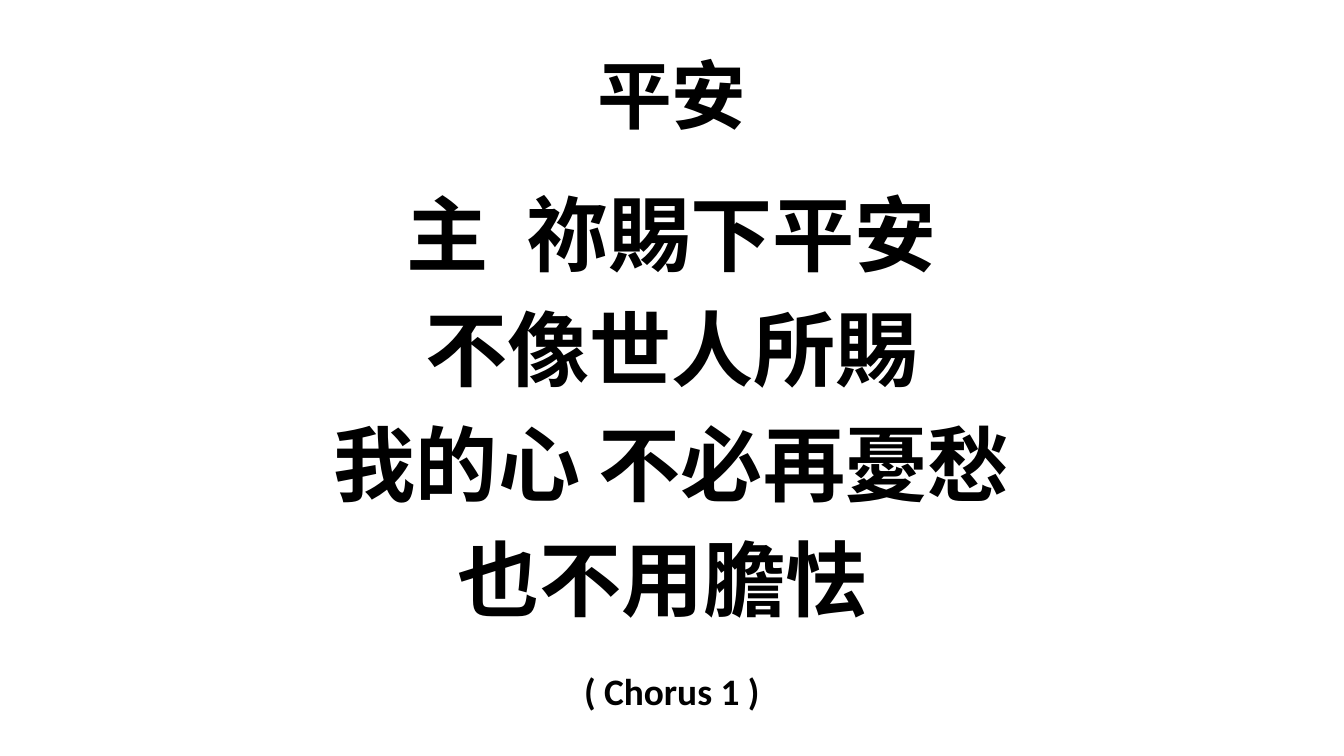
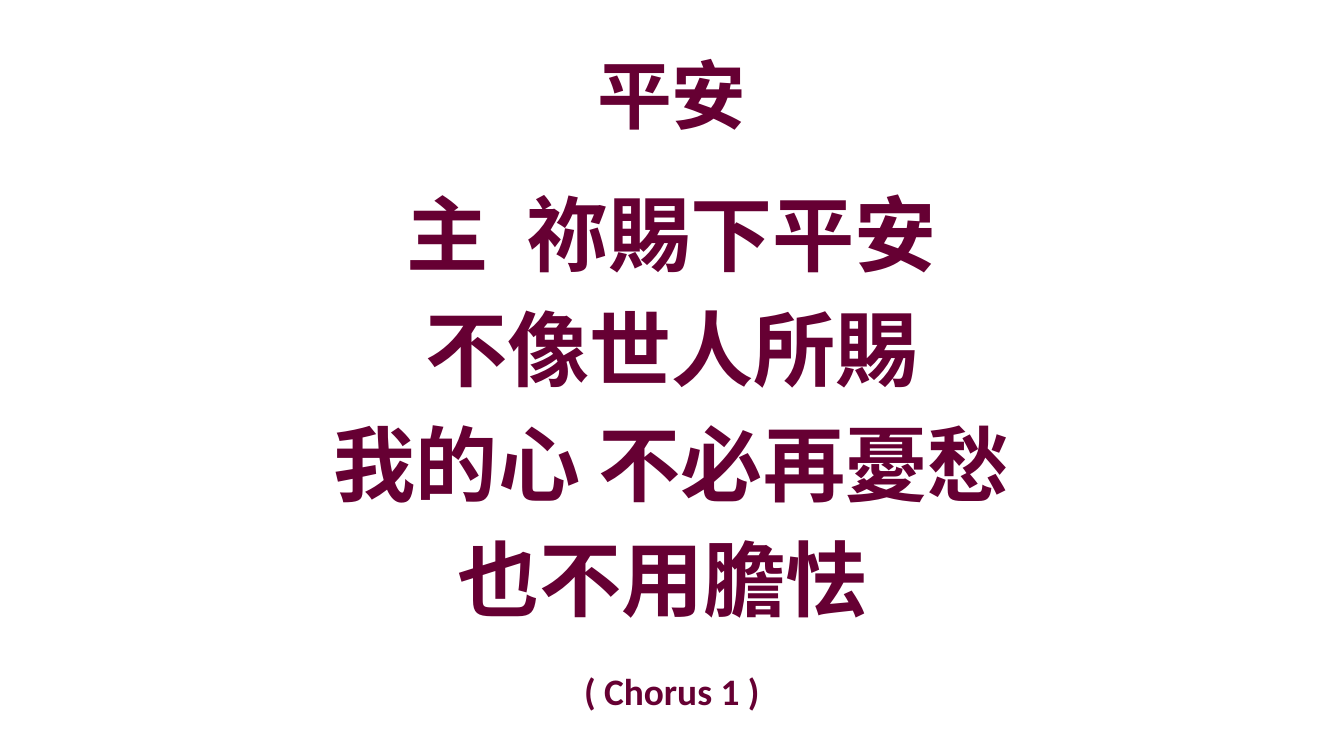
Before and after one commit to batisuoc/prayermeeting, a slide deck: slide 16 of 2020/12月/10-12-2020.pptx (slide 9 before the commit). Drawn at 1344x756 pixels with LibreOffice and Linux fonts; fonts in the diff are those of the drawing; background and template pictures are left out. Boxes give left, top, right and bottom in pixels: in the first picture for what was removed or moved away, otherwise in the second. Text is boxed around its words. In the diff, an @@ line names an element or a change of style, - is before the commit and + after.

```diff
--- a/2020/12月/10-12-2020.pptx
+++ b/2020/12月/10-12-2020.pptx
@@ text colour #000000 to #660033 in 3 elements at (597,59,746,130), (334,194,1010,618), (604,678,740,706) @@
```
Also in this commit, not shown: 7 other slides changed, 7 slides added, 1 other file.
